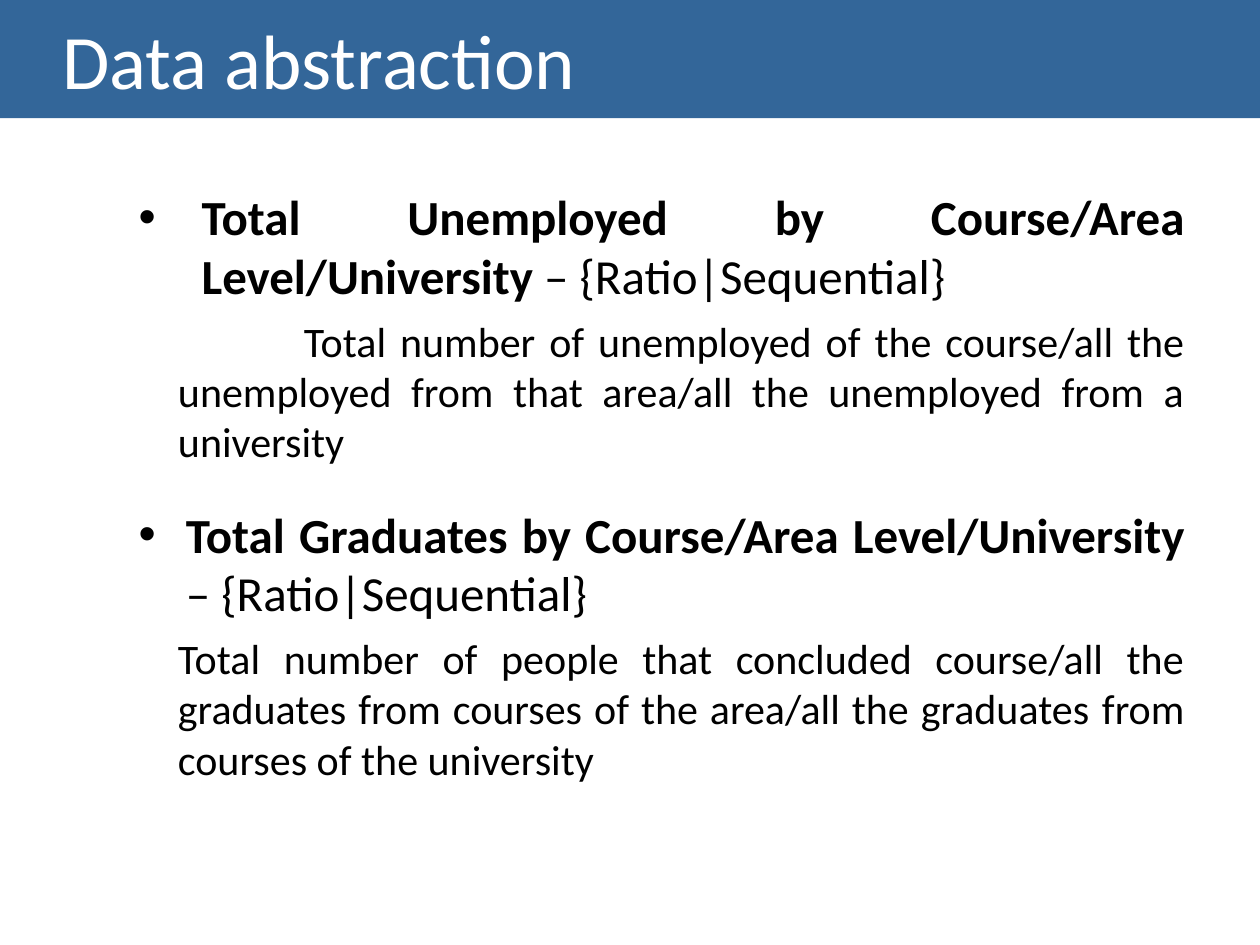
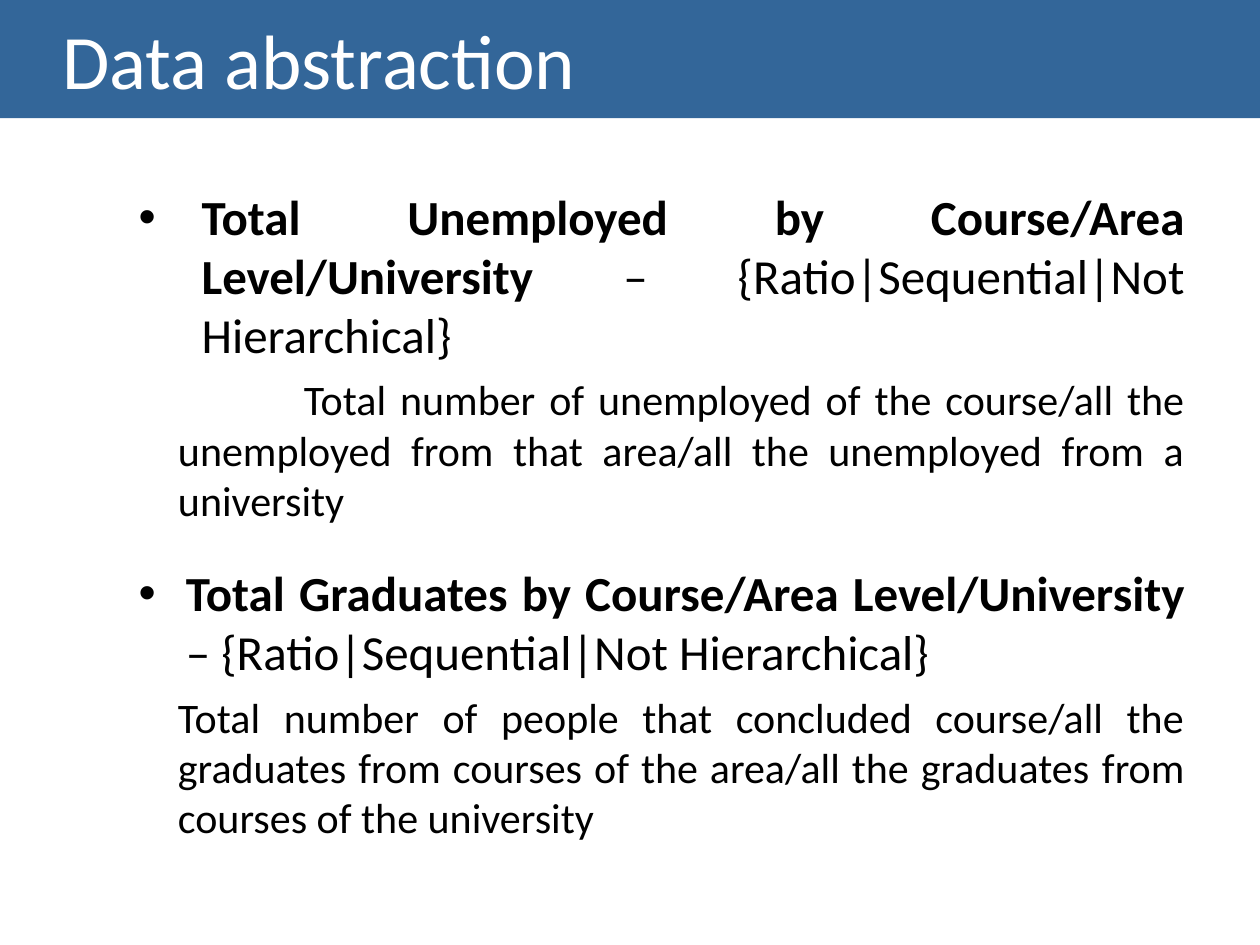
Before and after one commit to Strabox/Higher-Education-Unemployment-Portugal, a slide deck: slide 12 of II-Checkpoint/II-Checkpoint Presentation.pptx. Drawn at 1260x945 pixels with LibreOffice and Linux fonts; fonts in the diff are those of the drawing. Boxes give left, top, right and bottom in pixels: in the first picture for what was removed or moved away, otherwise in the second. Text is boxed around its words. In the diff, an @@ line names an element or a change of style, - is before the commit and + after.

```diff
--- a/II-Checkpoint/II-Checkpoint Presentation.pptx
+++ b/II-Checkpoint/II-Checkpoint Presentation.pptx
@@ text at (x1=202, y1=200, x2=1185, y2=302): text changed @@
-  • Total Unemployed by Course/Area Level/University – {Ratio|Sequential}
+  • Total Unemployed by Course/Area Level/University – {Ratio|Sequential|Not Hierarchical}
@@ text at (x1=186, y1=576, x2=1185, y2=678): text changed @@
-  • Total Graduates by Course/Area Level/University – {Ratio|Sequential}
+  • Total Graduates by Course/Area Level/University – {Ratio|Sequential|Not Hierarchical}
```
Also in this commit, not shown: 2 other slides changed, 1 other file.
